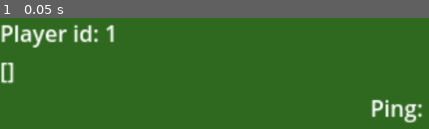
Above: before the commit, frame 1.
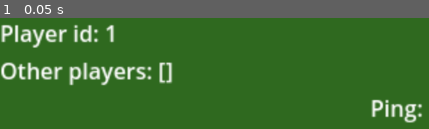
Above: after the commit, the same moment.

Repository: AlexColbaster/RPC-Godot-4
Game: Godot game, scene res://main.tscn
The game is run twice, just before and just after one commit, with the same random seed, the same clock (stepped at 60 frames per second) and the same inputs.
Inputs:
- Up to frame 1 (0.05 s): no input

The runs differ from the first frame. In frame 1, 3.9% of the frame differs, in the area x 0-41%, y 39-62%.

Commit message:
fix

Diff:
--- a/main.gd
+++ b/main.gd
@@ -46,4 +46,4 @@
 	$Ping.text = "Ping: "+str(Time.get_ticks_msec()-time)
 
 func _process(delta):
-	$Players.text = str(multiplayer.get_peers())
+	$Players.text = "Other players: "+str(multiplayer.get_peers())
Not shown, changed: rpc.x86_64
